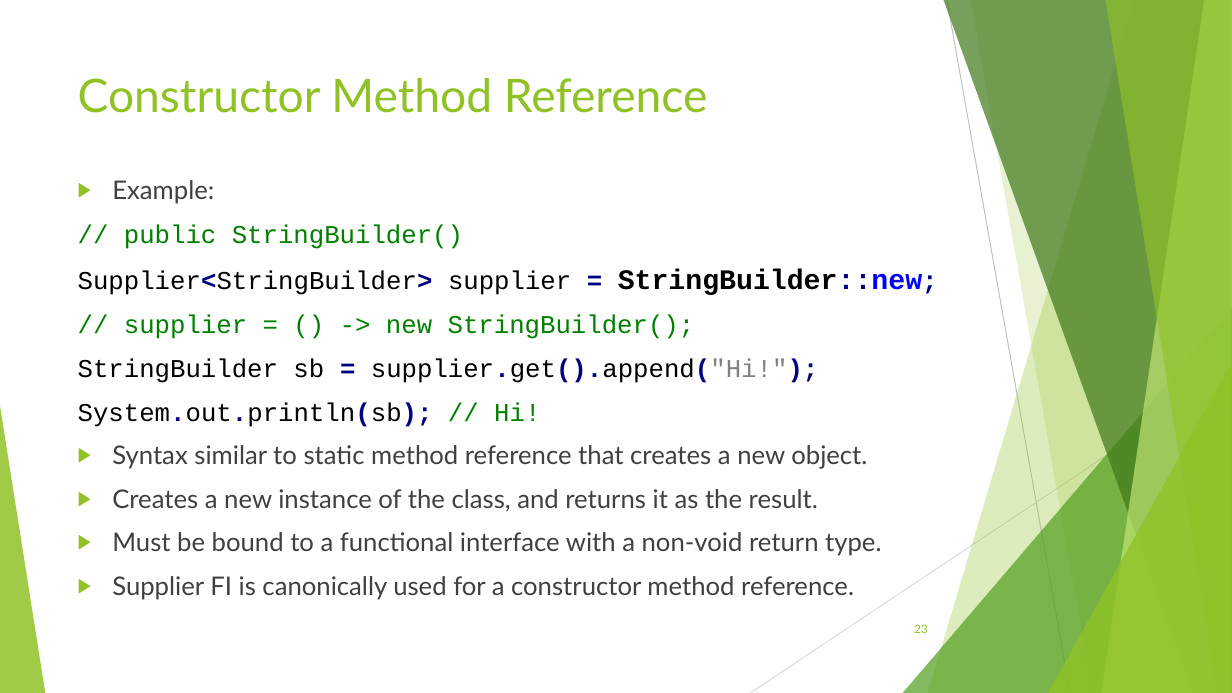
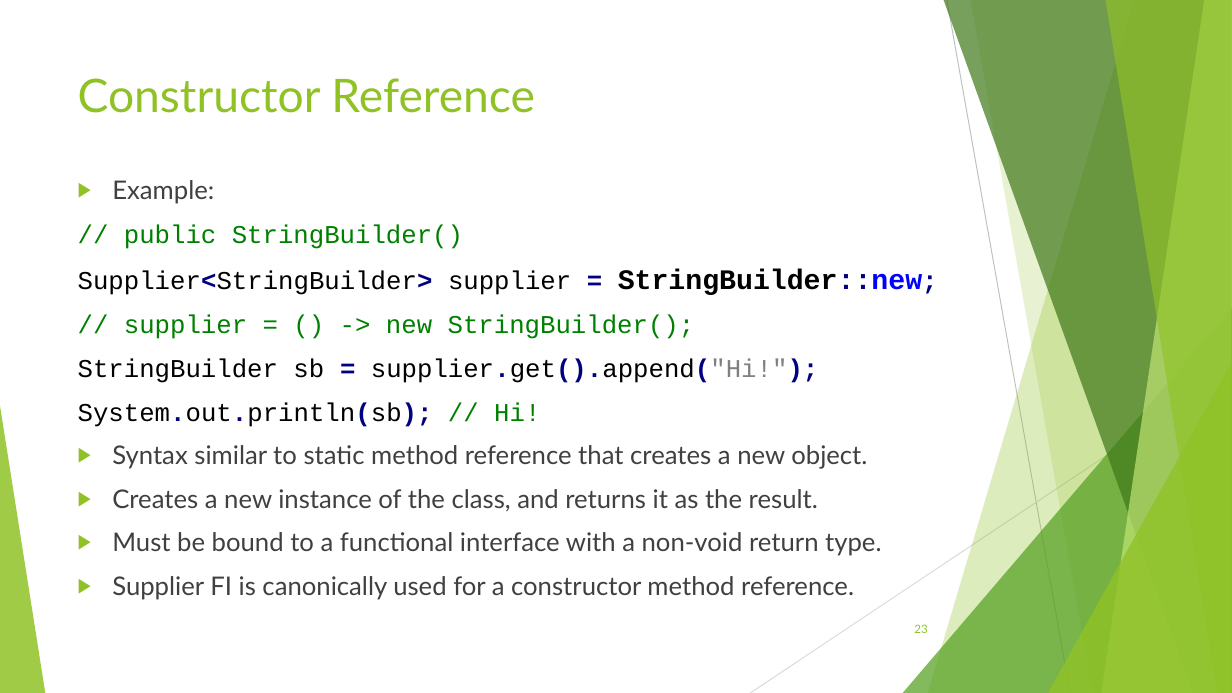
Before and after one commit to RichardRoda/2017-CodePaLOUsa-Lambda, a slide deck: slide 23 of Learning to Love the Lambda in the Stream.pptx. Drawn at 1232x693 pixels with LibreOffice and Linux fonts; fonts in the diff are those of the drawing. Boxes give left, top, right and bottom in pixels: in the first picture for what was removed or moved away, otherwise in the second. Text is boxed around its words. In the diff, an @@ line names an element or a change of style, - is before the commit and + after.

```diff
--- a/Learning to Love the Lambda in the Stream.pptx
+++ b/Learning to Love the Lambda in the Stream.pptx
@@ title at (78, 78, 535, 113): text changed @@
-Constructor Method Reference
+Constructor Reference
```
Also in this commit, not shown: 14 other slides changed, 1 other file.
